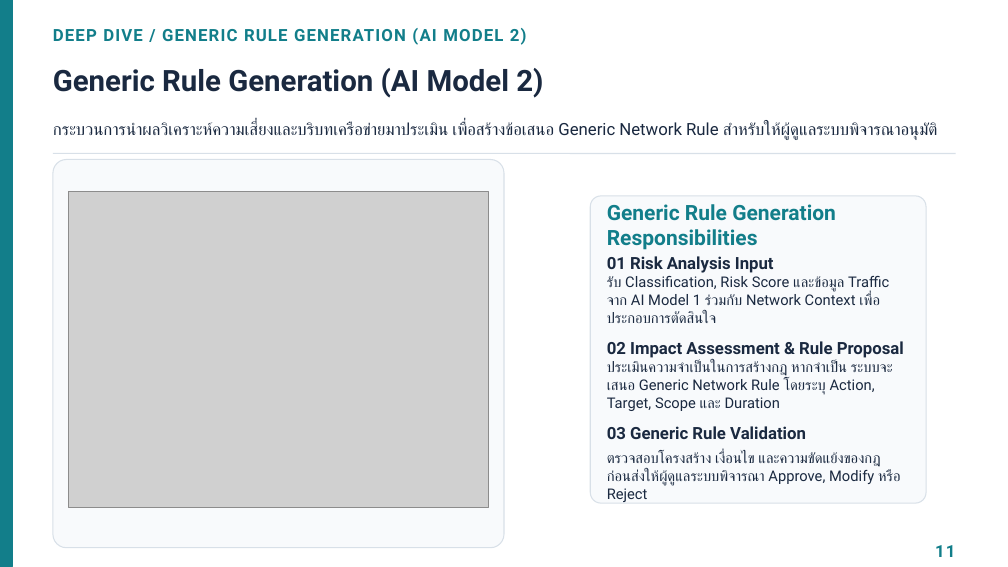
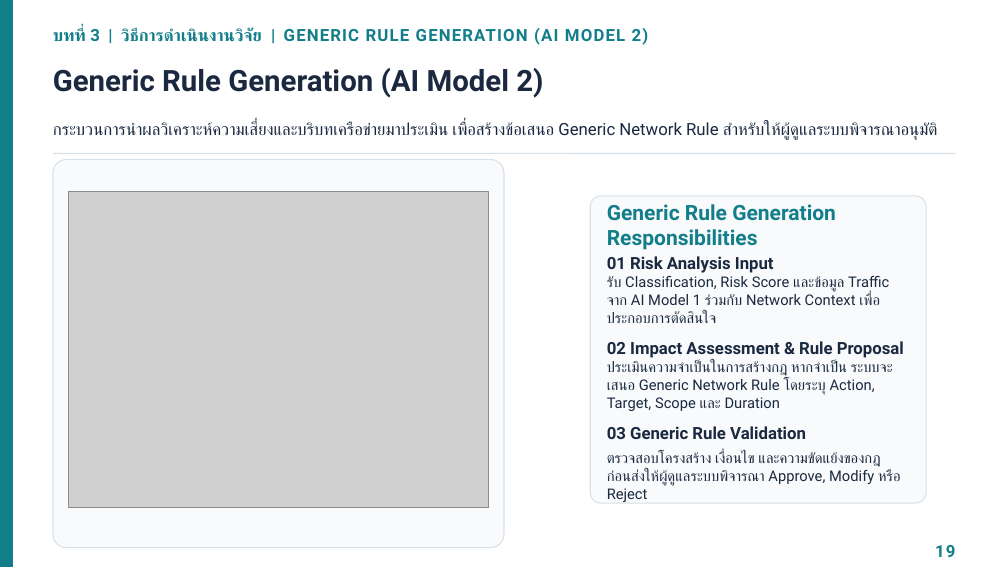
Before and after one commit to Jesadaphoukrongthong/Hybrid-Network-Monitoring-and-Policy-Orchestration-Framework, a slide deck: slide 20 of docs/paper/Hybrid_Framework_Presentation.pptx (slide 12 before the commit). Drawn at 1008x567 pixels with LibreOffice and Linux fonts; fonts in the diff are those of the drawing; grey boxes stand for pictures. Boxes give left, top, right and bottom in pixels: in the first picture for what was removed or moved away, otherwise in the second. Text is boxed around its words. In the diff, an @@ line names an element or a change of style, - is before the commit and + after.

```diff
--- a/docs/paper/Hybrid_Framework_Presentation.pptx
+++ b/docs/paper/Hybrid_Framework_Presentation.pptx
@@ text at [53, 28, 649, 45]: text changed @@
-DEEP DIVE / GENERIC RULE GENERATION (AI MODEL 2)
+บทที่ 3 | วิธีการดำเนินงานวิจัย | GENERIC RULE GENERATION (AI MODEL 2)
@@ text at [935, 545, 955, 557]: text changed @@
-11
+19
```
Also in this commit, not shown: 15 other slides changed, 11 slides added, 1 slide removed.
